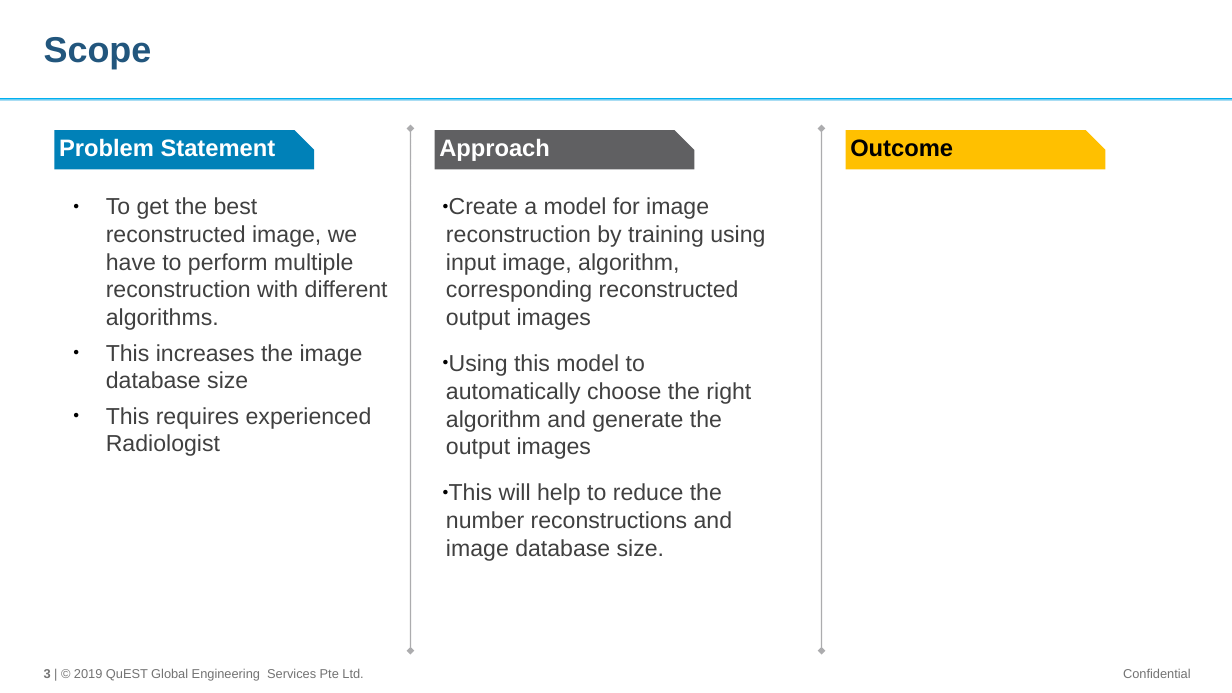
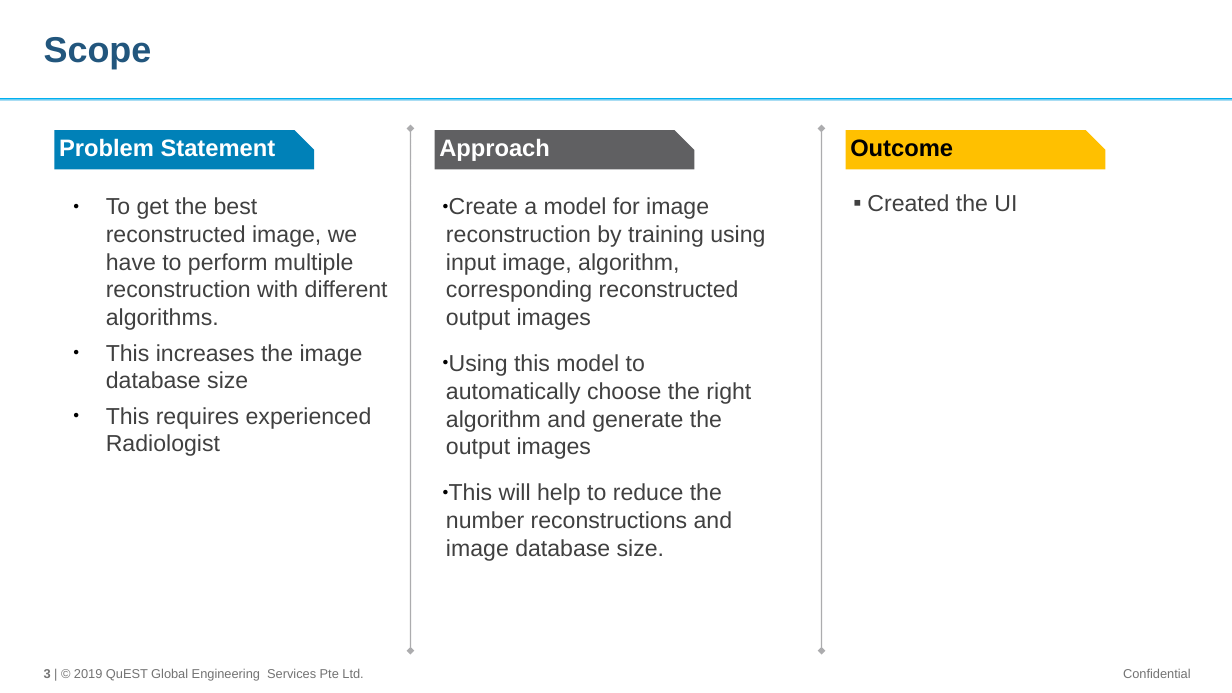
Before and after one commit to vishnurapps/BlueBytes, a slide deck: slide 3 of Doc/HackathonFY19-PresentationTemplate.odp. Drawn at 1232x693 pixels with LibreOffice and Linux fonts; fonts in the diff are those of the drawing; background and template pictures are left out. Boxes give left, top, right and bottom in pixels: in the first picture for what was removed or moved away, otherwise in the second. Text is boxed around its words. In the diff, an @@ line names an element or a change of style, - is before the commit and + after.

```diff
--- a/Doc/HackathonFY19-PresentationTemplate.odp
+++ b/Doc/HackathonFY19-PresentationTemplate.odp
@@ text added at (x1=867, y1=194, x2=1017, y2=211), 18 pt, text #404040 @@
+▪ Created the UI
```
Also in this commit, not shown: 4 other slides changed, 1 other file.
